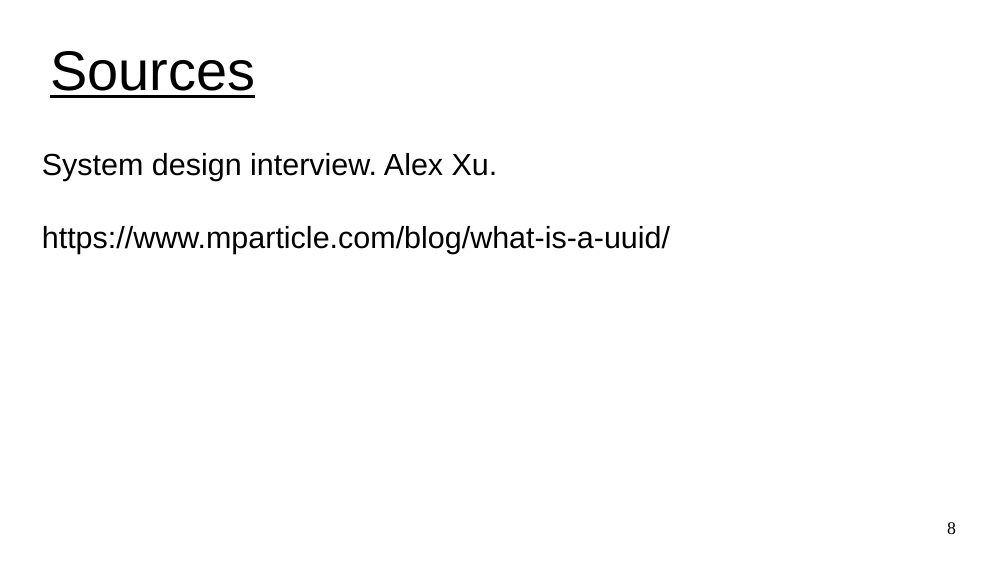
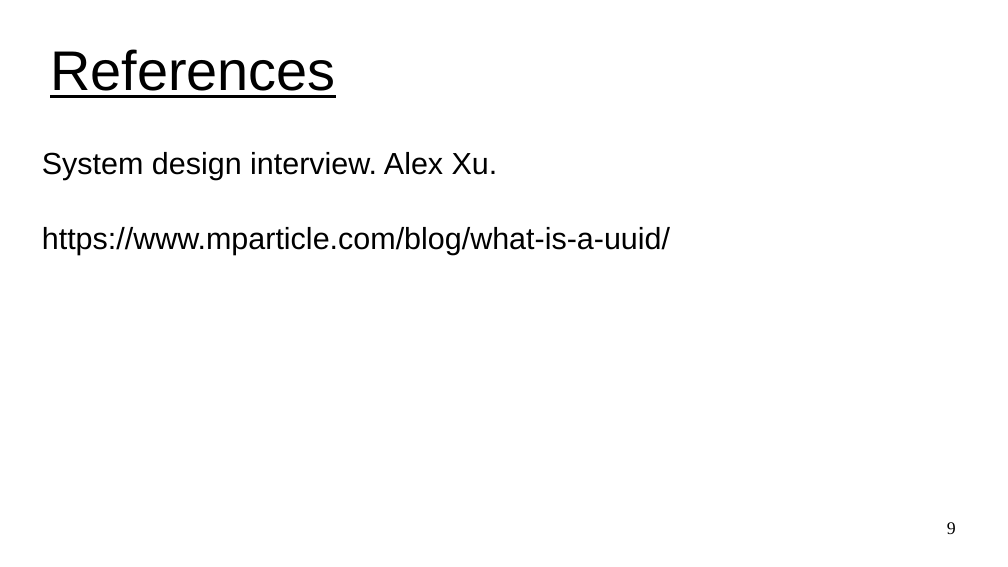
Before and after one commit to UVADS/distributed_computing, a slide deck: slide 9 of 03_dataframes_and_spark_sql/design_unique_id_generator.ppt (slide 8 before the commit). Drawn at 1008x567 pixels with LibreOffice and Linux fonts; fonts in the diff are those of the drawing. Boxes give left, top, right and bottom in pixels: in the first picture for what was removed or moved away, otherwise in the second. Text is boxed around its words. In the diff, an @@ line names an element or a change of style, - is before the commit and + after.

```diff
--- a/03_dataframes_and_spark_sql/design_unique_id_generator.ppt
+++ b/03_dataframes_and_spark_sql/design_unique_id_generator.ppt
@@ title at bbox=[50, 49, 336, 98]: text changed @@
-Sources
+References
@@ page number at bbox=[947, 522, 956, 534]: text changed @@
-8
+9
```
Also in this commit, not shown: 4 other slides changed, 1 slide added, 4 other files.
